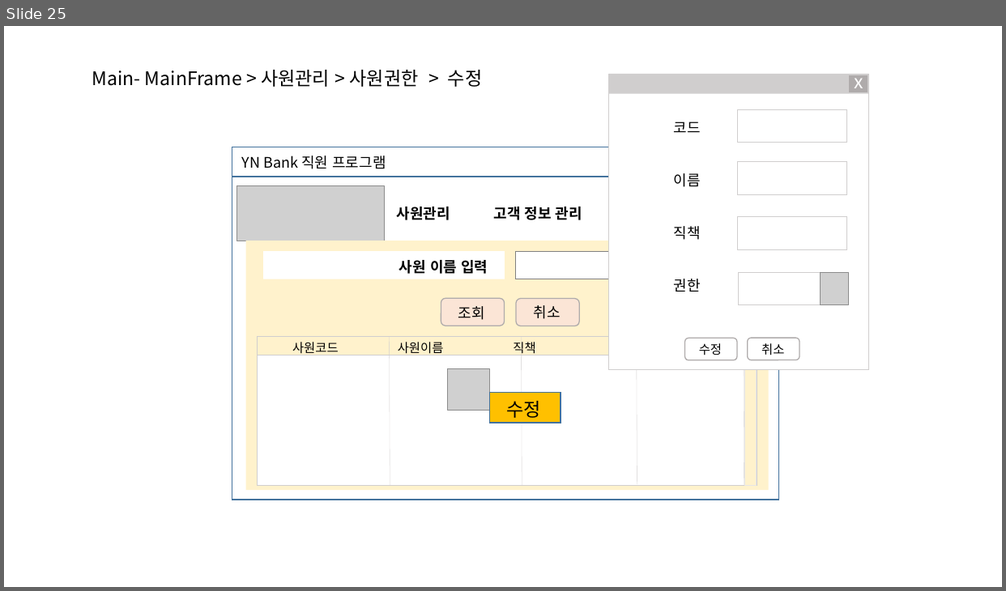
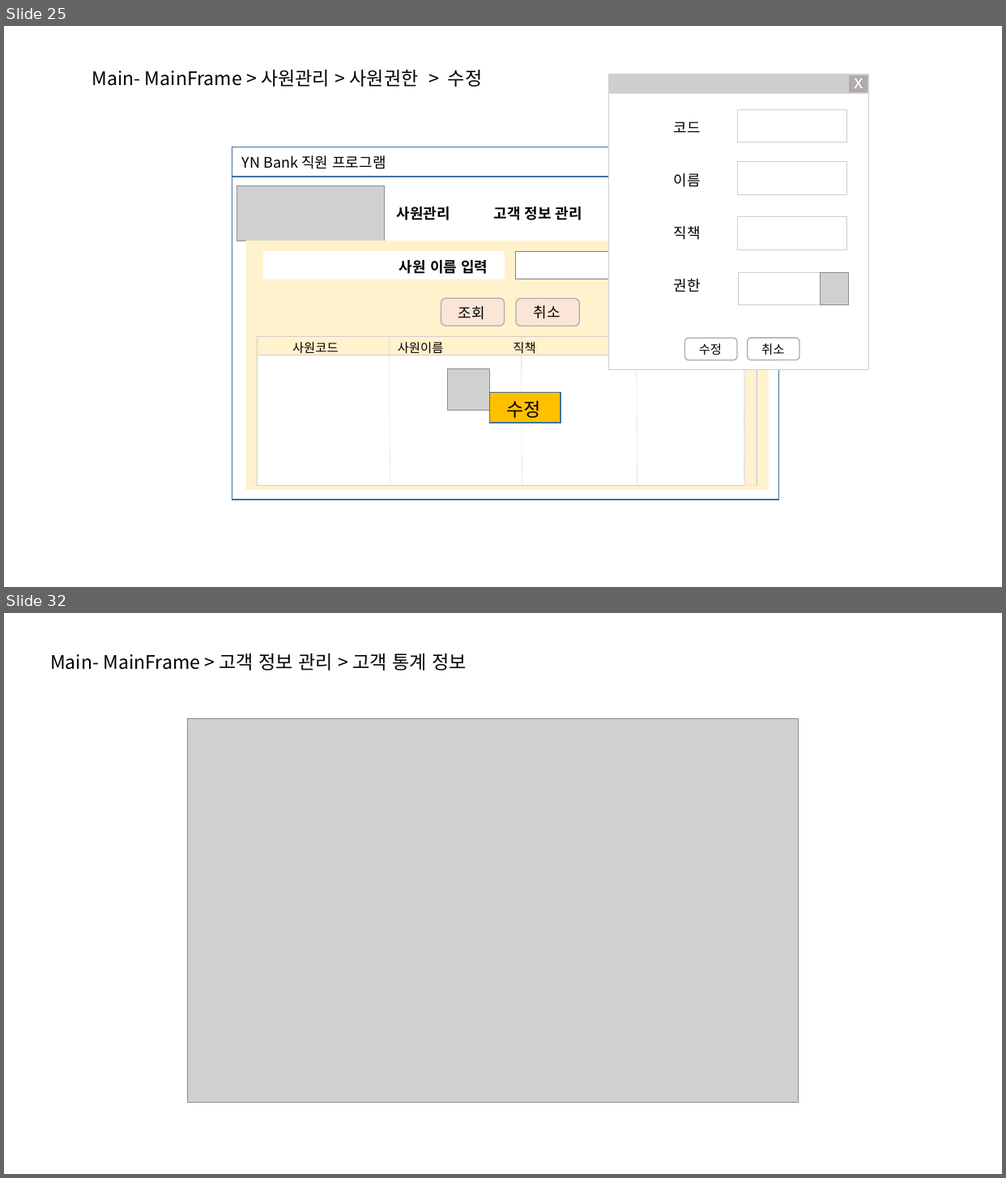
Before and after one commit to DaeguIT-MinSuKim/yi_java3st_2team, a slide deck: file/NEW UI 설계화면.pptx. Shown one above the other, each under a label of ours: slide 25 before the commit, slides 25 and 32 after it; the slides between them are not shown. The pictures are 1006x591 and 1006x1178 pixels, drawn with LibreOffice and Linux fonts; fonts in the diff are those of the drawing; grey boxes stand for pictures; background and template pictures are left out. Boxes give left, top, right and bottom in pixels: in the first picture for what was removed or moved away, otherwise in the second. Text is boxed around its words. In the diff, an @@ line names an element or a change of style, - is before the commit and + after.

Commit message:
고객팀 / 1. UI 설계화면 작성 2. 화면 설계 작성 3. 고객개인정보, 상품 추가시 중복체크 기능 추가

```diff
--- a/file/NEW UI 설계화면.pptx
+++ b/file/NEW UI 설계화면.pptx
@@ slide 32 added at (4,613,1002,1174), background #FFFFFF @@
@@ text added at (50,653,467,671), 18 pt, text #000000 @@
+Main- MainFrame > 고객 정보 관리 > 고객 통계 정보
@@ picture added at (187,718,799,1102) @@
```
Also in this commit, not shown: 20 other slides added, 11 other files.
